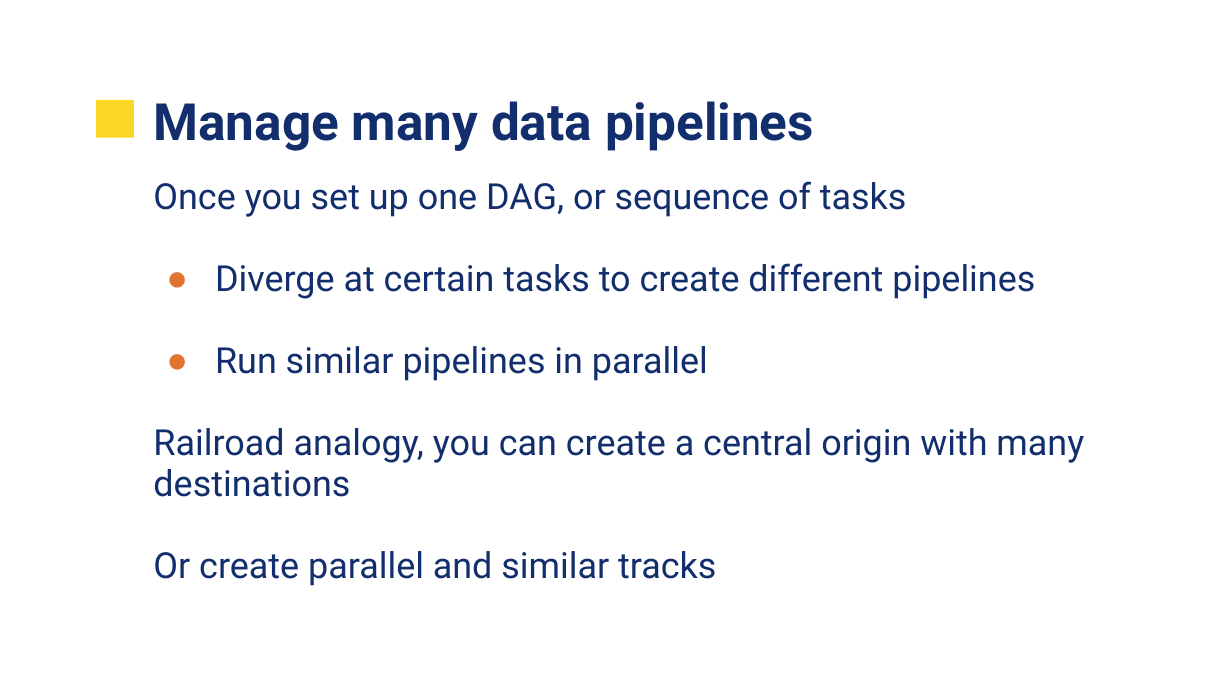
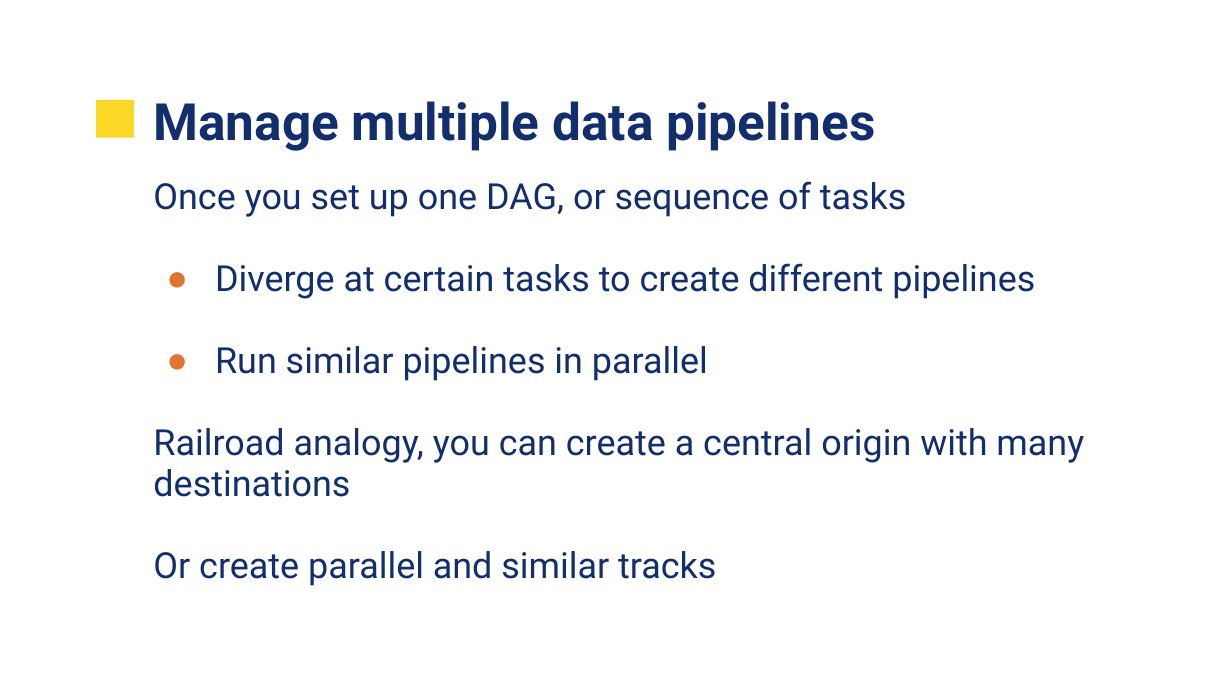
Before and after one commit to UVADS/data_engineering, a slide deck: slide 9 of 09_lte1_airflow/UVA-Airflow.pptx (slide 4 before the commit). Drawn at 1232x693 pixels with LibreOffice and Linux fonts; fonts in the diff are those of the drawing; background and template pictures are left out. Boxes give left, top, right and bottom in pixels: in the first picture for what was removed or moved away, otherwise in the second. Text is boxed around its words. In the diff, an @@ line names an element or a change of style, - is before the commit and + after.

```diff
--- a/09_lte1_airflow/UVA-Airflow.pptx
+++ b/09_lte1_airflow/UVA-Airflow.pptx
@@ title at (153, 101, 875, 151): text changed @@
-Manage many data pipelines
+Manage multiple data pipelines
```
Also in this commit, not shown: 2 other slides changed, 11 slides added, 1 slide removed.
